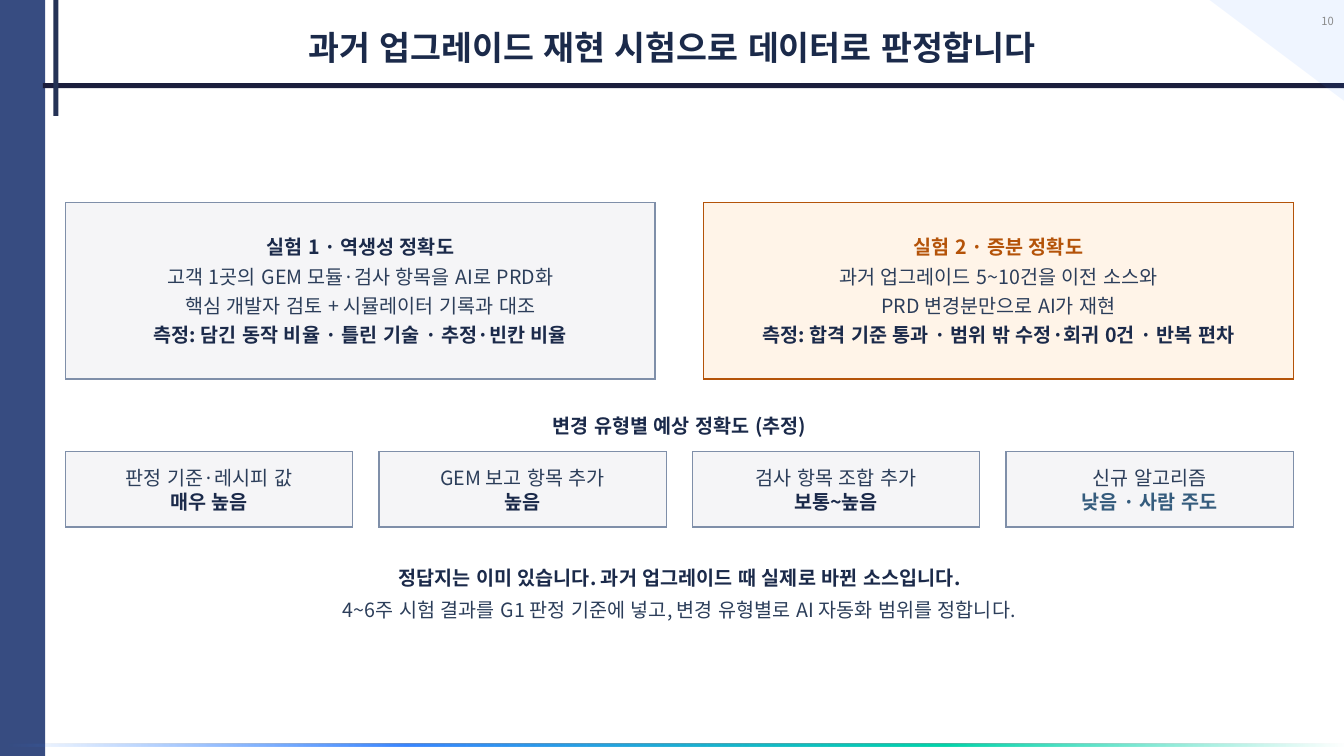
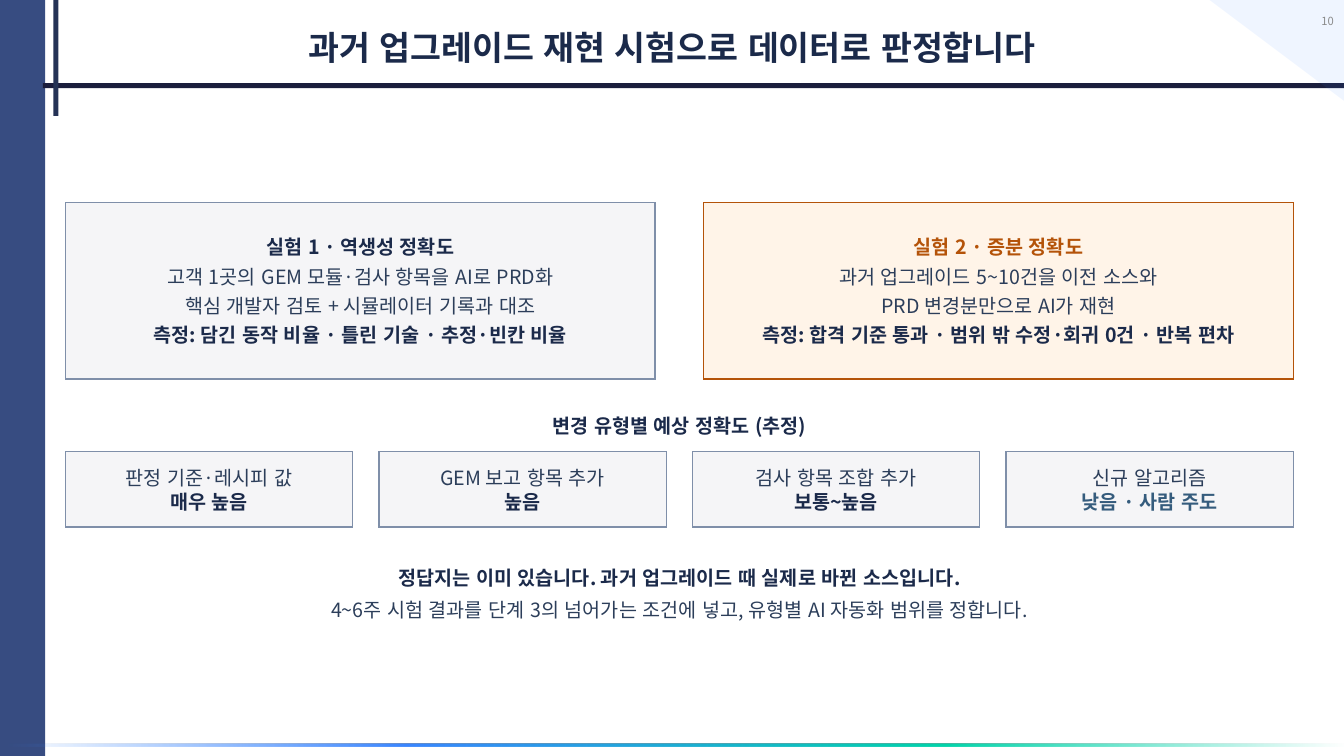
Before and after one commit to donchang07/tmb-2027, a slide deck: slide 10 of deliverables/Intekplus_AI_Upgrade_Proposal.pptx. Drawn at 1344x756 pixels with LibreOffice and Linux fonts; fonts in the diff are those of the drawing. Boxes give left, top, right and bottom in pixels: in the first picture for what was removed or moved away, otherwise in the second. Text is boxed around its words. In the diff, an @@ line names an element or a change of style, - is before the commit and + after.

```diff
--- a/deliverables/Intekplus_AI_Upgrade_Proposal.pptx
+++ b/deliverables/Intekplus_AI_Upgrade_Proposal.pptx
@@ text at (331,600,1028,621): text changed @@
-4~6주 시험 결과를 G1 판정 기준에 넣고, 변경 유형별로 AI 자동화 범위를 정합니다.
+4~6주 시험 결과를 단계 3의 넘어가는 조건에 넣고, 유형별 AI 자동화 범위를 정합니다.
```
Also in this commit, not shown: 11 other slides changed, 8 slides added, 2 slides removed, 2 other files.
